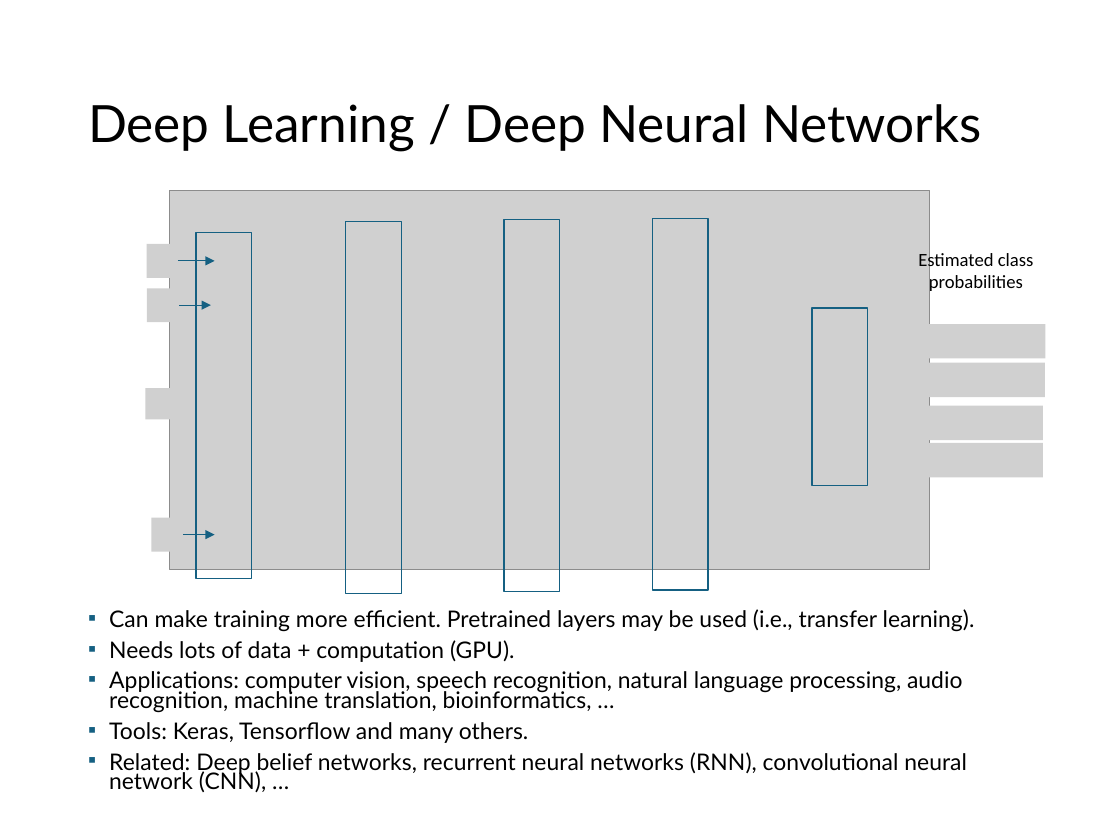
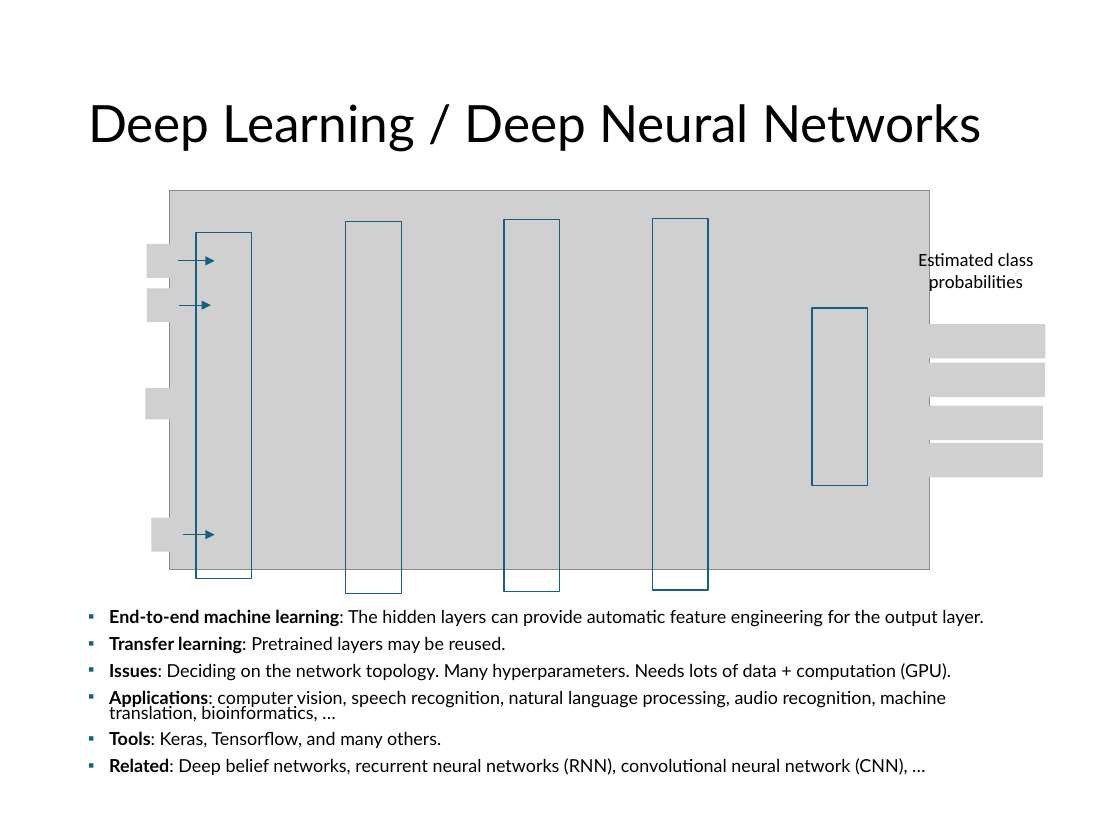
Before and after one commit to mhahsler/Introduction_to_Data_Mining_R_Examples, a slide deck: slide 34 of slides/chap4_alternative_classification.pptx (slide 32 before the commit). Drawn at 1120x840 pixels with LibreOffice and Linux fonts; fonts in the diff are those of the drawing; grey boxes stand for pictures. Boxes give left, top, right and bottom in pixels: in the first picture for what was removed or moved away, otherwise in the second. Text is boxed around its words. In the diff, an @@ line names an element or a change of style, - is before the commit and + after.

```diff
--- a/slides/chap4_alternative_classification.pptx
+++ b/slides/chap4_alternative_classification.pptx
@@ text at [109, 609, 983, 681]: text changed; size 14.7 to 11.6 pt @@
-▪ Can make training more efficient. Pretrained layers may be used (i.e., transfer learning).
-▪ Needs lots of data + computation (GPU).
+▪ End-to-end machine learning: The hidden layers can provide automatic feature engineering for the output layer.
+▪ Transfer learning: Pretrained layers may be reused.
+▪ Issues: Deciding on the network topology. Many hyperparameters. Needs lots of data + computation (GPU).
@@ text at [109, 690, 946, 775]: size 14.7 to 11.6 pt in "Applications: computer vision, speech recognition, natural l ...", "Related: Deep belief networks, recurrent neural networks ..."; bold on in "Applications:", "Related:" @@
@@ text at [109, 731, 441, 748]: text changed; size 14.7 to 11.6 pt @@
-▪ Tools: Keras, Tensorflow and many others.
+▪ Tools: Keras, Tensorflow, and many others.
```
Also in this commit, not shown: 16 other slides changed, 3 slides added, 2 slides removed, 1 other file.
